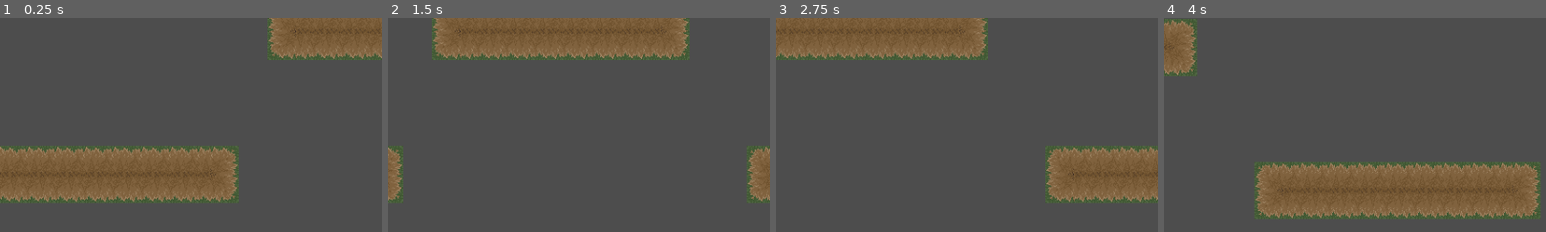
Above: before the commit, frames 1-4 (left to right).
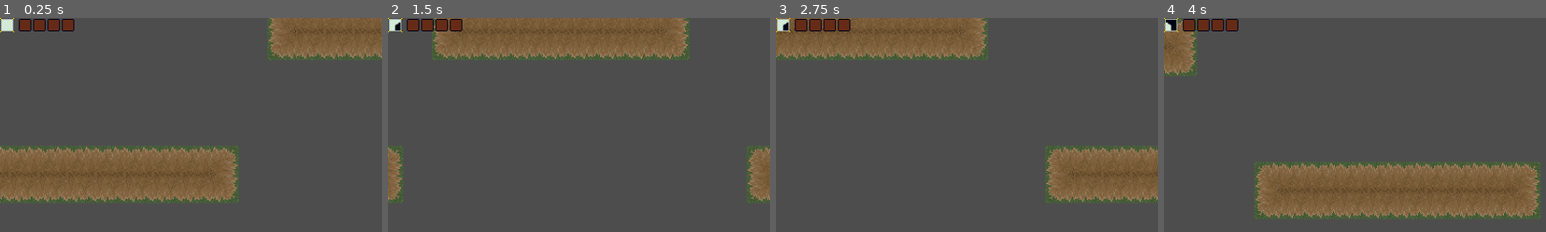
Above: after the commit, the same moments.

Repository: WinterAtne/Cancer_Bear
Game: Godot game, scene res://scenes/main.tscn
Same seed, same stepped clock (60 frames per second), same inputs: the game is played once before the commit and once after it. The engine's default icon, where the game draws it, is replaced by a stand-in: a white triangle on a blue panel in a dark square.
Inputs (mouse positions are % of the whole screen's width and height, from its top left):
- Up to frame 1 (0.25 s): no input
- Up to frame 2 (1.5 s): move the mouse to (72, 45) at 0.52 s; hold D (right) from 0.53 s (still down); tap 1 (spell_1) at 0.6 s; tap W (up) at 0.77 s; tap 2 (spell_2) at 0.8, 1.35 s; move the mouse to (30, 55) at 1.27 s
- Up to frame 3 (2.75 s): tap W (up) at 1.52 s; tap 3 (spell_3) at 1.55, 2.1 s; move the mouse to (60, 28) at 2.02 s; release D (right) at 2.03 s; hold A (left) from 2.03 s (still down); tap 4 (spell_4) at 2.3 s
- Up to frame 4 (4 s): move the mouse to (45, 70) at 2.77 s; release A (left) at 2.78 s; hold D (right) from 2.78 s (still down); tap 4 (spell_4) at 2.85 s; tap W (up) at 3.02, 3.77 s; tap 5 (spell_5) at 3.05, 3.6 s; move the mouse to (80, 65) at 3.52 s; tap 1 (spell_1) at 3.8 s
The pictures show only the part of the screen within x 0-50%, y 0-50%; the shares and areas given below are measured in that part.

The runs differ from the first frame. In frame 1, 1.0% of the frame differs, in the area x 0-20%, y 0-7%; in frame 2, 1.0%; in frame 3, 1.0%; in frame 4, 1.0%.

Commit message:
Added hud
& corrected minor bugs encountered along the way that prevented it

Diff:
--- a/autoloads/player_data.gd
+++ b/autoloads/player_data.gd
@@ -16,3 +16,11 @@
 	function.call()
 	await get_tree().physics_frame
 	player_instance.set_physics_process(true)
+
+
+func get_health() -> int:
+	return player_instance.hitbox.current_health
+
+
+func get_aberration() -> float:
+	return player_instance.spell_caster.aberration
--- a/scenes/damage_system/default_damage.tres
+++ b/scenes/damage_system/default_damage.tres
@@ -4,5 +4,5 @@
 
 [resource]
 script = ExtResource("1_6txim")
-damage = 5
+damage = 4
 knockback = 600.0
--- a/scenes/damage_system/hit_box.gd
+++ b/scenes/damage_system/hit_box.gd
@@ -4,6 +4,7 @@
 @export var health_profile : Health_Profile
 
 signal hit(damage_profile : DamageProfile, health : int, normal : Vector2)
+signal healed(health : int)
 signal died
 signal invulnerable
 signal not_invulnerable
@@ -63,6 +64,8 @@
 	if current_health > health_profile.max_health:
 		current_health = health_profile.max_health
 
+	healed.emit(current_health)
+
 
 func manage_invulnerable():
 	if paused: await unpaused
--- a/scenes/levels/level_manager.gd
+++ b/scenes/levels/level_manager.gd
@@ -5,16 +5,21 @@
 var current_level_index : int = 0
 var current_level : Node2D
 
+signal start
+signal restart
+
 func _ready() -> void:
 	start_level(0)
 	PlayerData.player_instance.player_died.connect(restart_level.bind())
 
 
 func restart_level() -> void:
+	restart.emit()
 	start_level(current_level_index)
 
 
 func start_level(index : int) -> void:
+	start.emit()
 	current_level_index = index
 	if current_level:
 		current_level.queue_free()
--- a/scenes/levels/level_manager.tscn
+++ b/scenes/levels/level_manager.tscn
@@ -6,4 +6,4 @@
 
 [node name="LevelManager" type="Node2D"]
 script = ExtResource("1_48uvl")
-levels = Array[Object]([ExtResource("2_7ulu4"), ExtResource("3_vev5x")])
+levels = Array[Resource("res://scenes/levels/level_definition.gd")]([ExtResource("2_7ulu4"), ExtResource("3_vev5x")])
--- a/scenes/main.tscn
+++ b/scenes/main.tscn
@@ -1,8 +1,9 @@
-[gd_scene load_steps=4 format=3 uid="uid://o7exvb45hpdj"]
+[gd_scene load_steps=5 format=3 uid="uid://o7exvb45hpdj"]
 
 [ext_resource type="PackedScene" uid="uid://dftgjy2uuutmn" path="res://scenes/player/player.tscn" id="1_seepl"]
 [ext_resource type="PackedScene" uid="uid://cygmmjo6j1rwl" path="res://scenes/levels/level_manager.tscn" id="2_ecqj0"]
 [ext_resource type="Resource" uid="uid://cxad7ua61v0m3" path="res://scenes/_debug/debug_level_2.tres" id="3_xe2sf"]
+[ext_resource type="PackedScene" uid="uid://bca6qmnjanpwf" path="res://scenes/ui/hud/hud.tscn" id="4_li7xr"]
 
 [node name="Main" type="Node2D"]
 
@@ -10,3 +11,5 @@
 
 [node name="LevelManager" parent="." instance=ExtResource("2_ecqj0")]
 levels = Array[Resource("res://scenes/levels/level_definition.gd")]([ExtResource("3_xe2sf")])
+
+[node name="HUD" parent="." instance=ExtResource("4_li7xr")]
--- a/scenes/player/player.gd
+++ b/scenes/player/player.gd
@@ -24,6 +24,7 @@
 
 #Signal
 signal player_hit(damage : int, health : int)
+signal player_healed(health : int)
 signal player_died
 
 func _ready() -> void:
@@ -130,6 +131,10 @@
 
 
 #Health & Damage
+func heal(health : int) -> void:
+	player_healed.emit(health)
+
+
 func take_damage(damage_profile : DamageProfile, health : int, normal : Vector2) -> void:
 	player_hit.emit(damage_profile.damage, health)
 	velocity += normal * damage_profile.knockback
--- a/scenes/player/player.tscn
+++ b/scenes/player/player.tscn
@@ -98,3 +98,5 @@
 
 [node name="CollisionShape2D" type="CollisionShape2D" parent="HitBox"]
 shape = SubResource("CapsuleShape2D_77uds")
+
+[connection signal="healed" from="HitBox" to="." method="heal"]
--- a/scenes/spells/spell_caster.gd
+++ b/scenes/spells/spell_caster.gd
@@ -9,7 +9,7 @@
 signal spell_list_changed(index : int, new_spell : Spell)
 signal spell_used(spell : Spell)
 signal spell_failled(spell : Spell)
-signal aberration_changed(amount : float)
+signal aberration_changed(amount : float, total : float)
 
 func _ready() -> void:
 	spell_list.resize(5)
@@ -35,19 +35,15 @@
 	var spell : Node2D = spell_list[index].effect.instantiate()
 	get_parent().get_parent().add_child(spell)
 	spell.global_position = global_position
-	aberration -= spell_list[index].aberration_cost
+	give_aberration(spell_list[index].aberration_cost)
 
 	spell_used.emit(spell_list[index])
 	aberration_changed.emit(spell_list[index].aberration_cost)
 
-	#make sure we don't have negative aberration
-	if aberration < 0:
-		aberration = 0
-
-
 
 func give_aberration(amount : float):
-	aberration += amount
+	aberration -= amount
+	print(aberration)
 	#ensure's we don't have negative or above max aberration
 	if aberration > max_aberration:
 		aberration = max_aberration
@@ -56,4 +52,4 @@
 		aberration = 0
 
 
-	aberration_changed.emit(amount)
+	aberration_changed.emit(amount, aberration)
--- /dev/null
+++ b/scenes/ui/hud/hud.gd
@@ -0,0 +1,18 @@
+extends CanvasLayer
+
+func _ready() -> void:
+	PlayerData.player_instance.hitbox.hit.connect(adjust_health.bind())
+	PlayerData.player_instance.hitbox.healed.connect(set_health.bind())
+	PlayerData.player_instance.spell_caster.aberration_changed.connect(adjust_aberration.bind())
+
+
+func adjust_health(_damage_profile : DamageProfile, health : int, _normal : Vector2) -> void:
+	$VBoxContainer/HBoxContainer/HealthBar.value = health
+
+
+func set_health(health : int) -> void:
+	$VBoxContainer/HBoxContainer/HealthBar.value = health
+
+
+func adjust_aberration(amount : float, total : float) -> void:
+	$VBoxContainer/HBoxContainer/AberrationBar.value = total
--- /dev/null
+++ b/scenes/ui/hud/hud.tscn
@@ -0,0 +1,41 @@
+[gd_scene load_steps=7 format=3 uid="uid://bca6qmnjanpwf"]
+
+[ext_resource type="Texture2D" uid="uid://ey7kr3xvwkdb" path="res://scenes/ui/hud/health_progress.png" id="1_2cybi"]
+[ext_resource type="Texture2D" uid="uid://cgmgx3kjuxbeo" path="res://scenes/ui/hud/health_over.png" id="1_5hw7y"]
+[ext_resource type="Texture2D" uid="uid://dttmsxi66rf8o" path="res://scenes/ui/hud/aberration_under.png" id="1_kx3qu"]
+[ext_resource type="Texture2D" uid="uid://b8i3lg6s5d4r7" path="res://scenes/ui/hud/health_under.png" id="1_n8o1g"]
+[ext_resource type="Script" path="res://scenes/ui/hud/hud.gd" id="1_twwoe"]
+[ext_resource type="Texture2D" uid="uid://8in2q3bi4r2t" path="res://scenes/ui/hud/aberration_progress.png" id="2_dckmn"]
+
+[node name="HUD" type="CanvasLayer"]
+script = ExtResource("1_twwoe")
+
+[node name="VBoxContainer" type="VBoxContainer" parent="."]
+clip_contents = true
+anchors_preset = 10
+anchor_right = 1.0
+grow_horizontal = 2
+
+[node name="HBoxContainer" type="HBoxContainer" parent="VBoxContainer"]
+layout_mode = 2
+
+[node name="AberrationBar" type="TextureProgressBar" parent="VBoxContainer/HBoxContainer"]
+unique_name_in_owner = true
+layout_mode = 2
+max_value = 6.0
+value = 6.0
+fill_mode = 4
+texture_under = ExtResource("1_kx3qu")
+texture_progress = ExtResource("2_dckmn")
+radial_initial_angle = 180.0
+
+[node name="HealthBar" type="TextureProgressBar" parent="VBoxContainer/HBoxContainer"]
+unique_name_in_owner = true
+layout_mode = 2
+min_value = 1.0
+max_value = 12.0
+step = 4.0
+value = 12.0
+texture_under = ExtResource("1_n8o1g")
+texture_over = ExtResource("1_5hw7y")
+texture_progress = ExtResource("1_2cybi")
Binary file added: scenes/ui/hud/aberration_progress.png
Not shown, added: scenes/ui/hud/aberration_progress.png.import
Binary file added: scenes/ui/hud/aberration_under.png
Not shown, added: scenes/ui/hud/aberration_under.png.import
Binary file added: scenes/ui/hud/health_over.png
Not shown, added: scenes/ui/hud/health_over.png.import
Binary file added: scenes/ui/hud/health_progress.png
Not shown, added: scenes/ui/hud/health_progress.png.import
Binary file added: scenes/ui/hud/health_under.png
Not shown, added: scenes/ui/hud/health_under.png.import
